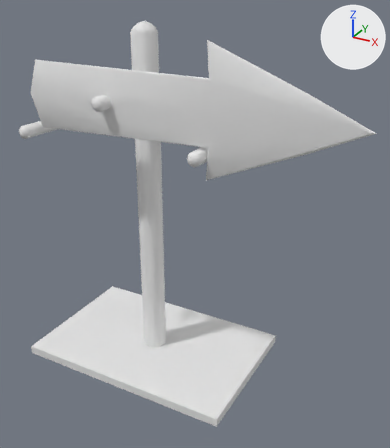
Before and after pictures for a commit that changed the FBX model T.I. 5 - RPG/Assets/FBX/UIobjects/TurnArrowUI.fbx.
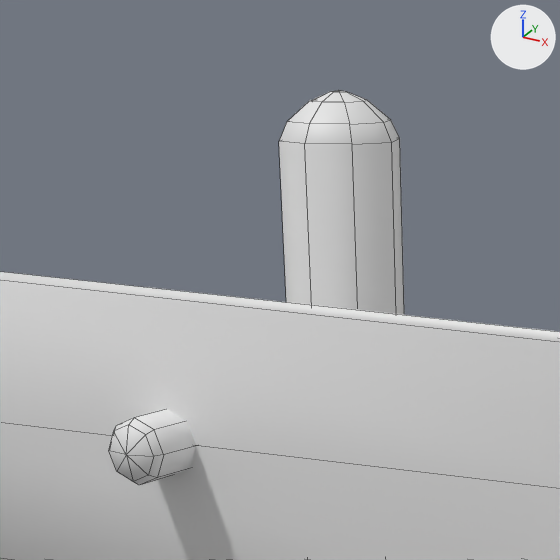
The first picture shows the older version from a 50 mm lens placed at (2.28, -3.397, 2.978), pointed at (0.428, -0.031, 1.295). The close-ups show both versions on the part from 17% to 50% of the width and 0% to 29% of the height of that picture. Arrows for +X, +Y and +Z are at upper right; the lights stay in place. The close-ups show mesh edges as thin lines. Where no turn or scale is listed for an object, it has been applied to the vertices.

In view in the first close-up: 'TurnArrow', 'TurnArrowStand'.
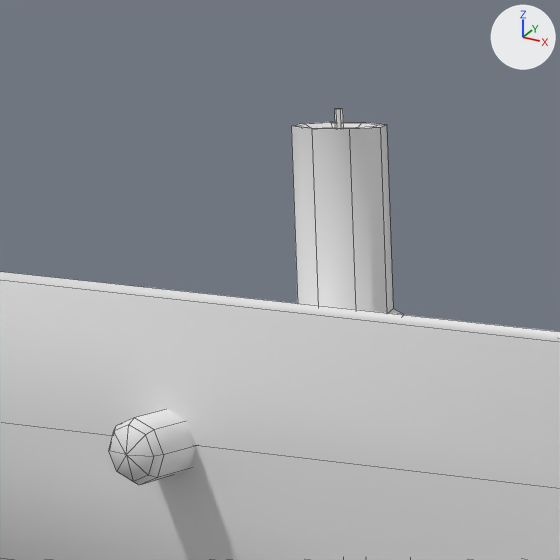
Pixel boxes (x1, y1, x2, y2) of what changed, in the close-ups (560 x 560 px):
'TurnArrowStand', reshaped
    before: (109, 90, 404, 485)
    after: (109, 109, 404, 485)
part 1 of me_turnarrowstand_001, added
    after: (335, 109, 344, 128)
part 2 of me_turnarrowstand_001, built on
    before: (279, 90, 404, 315)
    after: (291, 122, 404, 315)

What changed in the scene script:
```text
Change me_turnarrowstand_001:
    used by ob_turnarrowstand; location = (0.0, 0.0, 0.0)
    remove me_turnarrowstand_001.from_pydata(...)  # 172 vertices, 166 faces; spans x -0.93..0.93, y -0.61..0.6, z -0.04..2.76
    add me_turnarrowstand_001.from_pydata(...)  # 193 vertices, 186 faces; spans x -0.93..0.93, y -0.61..0.6, z -0.04..2.73
    me_turnarrowstand_001 part 1: a new loose piece of 13 vertices spanning x -0.01..0.01, y -0.01..0.01, z 2.69..2.73
    me_turnarrowstand_001 part 2
    1 vertex is removed from x 0.0, y 0.0, z 2.76
    8 faces are deleted
    8 vertices in x -0.1..0.1, y -0.1..0.1, z 2.68 move by (0.0, 0.0, -0.28)
    4 vertices in x -0.06..0.06, y -0.06..0.06, z 2.71 move by (0.0, 0.0, -0.3)
    20 vertices move from x -0.09..0.09, y -0.09..0.09, z 2.71..2.75 to x -0.08..0.08, y -0.08..0.08, z 2.41..2.7
    9 vertices are added at x -0.06..0.06, y -0.06..0.06, z 2.7
    16 new faces join them
```
